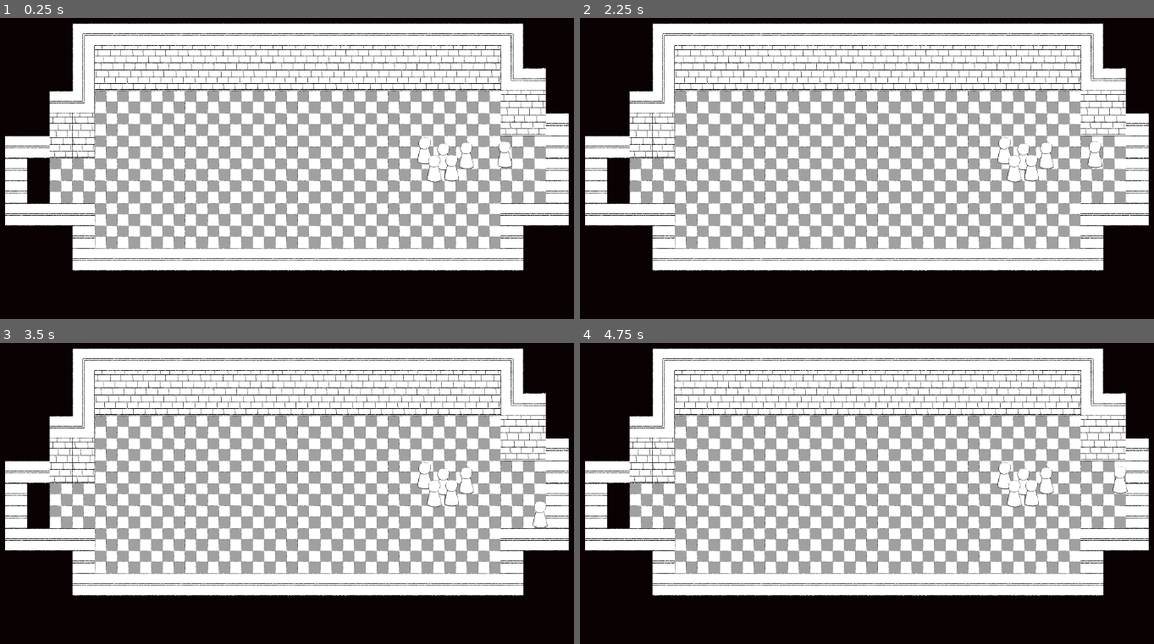
Above: before the commit, frames 1-4 (two rows, left to right).
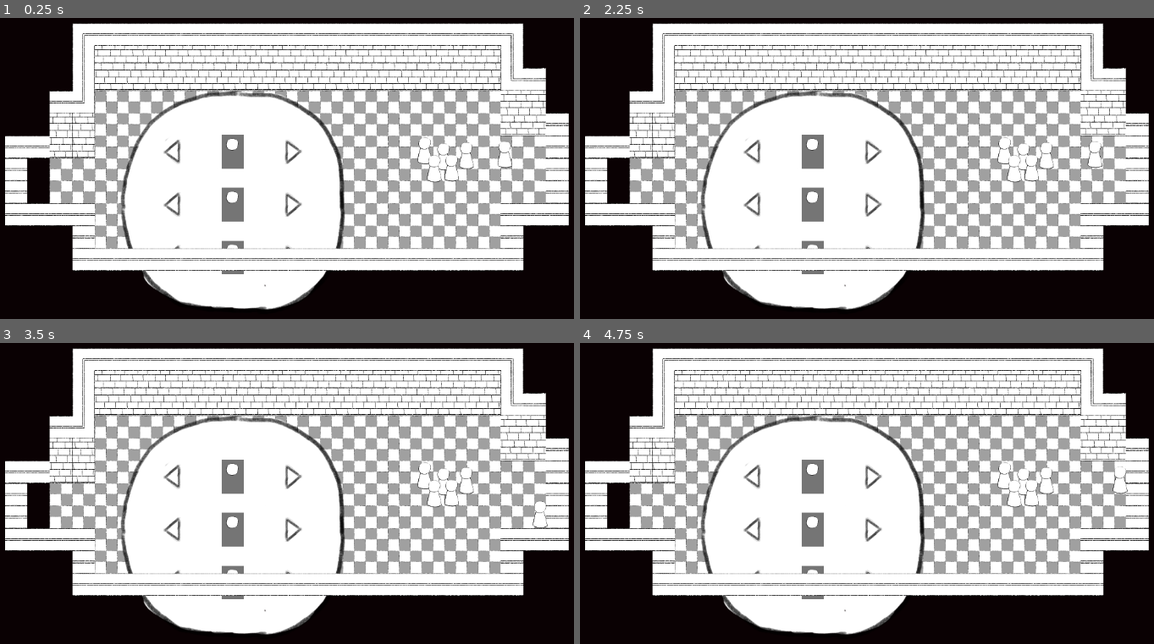
Above: after the commit, the same moments.

Repository: Mkath1423/uw-gdc-w26-game-jam
Game: Godot game, scene res://core/screens/start.tscn
The game is run twice, just before and just after one commit, with the same random seed, the same clock (stepped at 60 frames per second) and the same inputs. The engine's default icon, where the game draws it, is replaced by a stand-in: a white triangle on a blue panel in a dark square.
Inputs (mouse positions are in pixels of both pictures, inside the frame that each line leads up to):
- Up to frame 1 (0.25 s): no input
- Up to frame 2 (2.25 s): click (752, 150) at 0.52 s; click (872, 150) at 1.27 s; tap Enter at 2 s; hold D (right) from 2.03 s (still down); hold Space (open_outfit_select) from 2.03 s (still down)
- Up to frame 3 (3.5 s): release D (right) at 2.78 s; release Space (open_outfit_select) at 2.78 s; hold S (down) from 2.78 s (still down); tap Space (open_outfit_select) at 2.85 s
- Up to frame 4 (4.75 s): tap Enter at 3.5 s; release S (down) at 3.53 s; hold D (right) 3.53-4.28 s; hold Space (open_outfit_select) 3.53-4.28 s; hold W (up) from 4.28 s (still down); tap Space (open_outfit_select) at 4.35 s

The runs differ from the first frame. In frame 1, 14% of the frame differs, in the area x 20-61%, y 24-97%; in frame 2, 14%; in frame 3, 14%; in frame 4, 14%.
Error after the commit: Invalid assignment of property or key 'visible' with value of type 'bool' on a base object of type 'Nil'. (res://ui/outfit_selector/outfit_selector.gd:6)

Commit message:
fixed ui things

Diff:
--- a/fitting-in/levels/level0/level0.tscn
+++ b/fitting-in/levels/level0/level0.tscn
@@ -3,6 +3,7 @@
 [ext_resource type="TileSet" uid="uid://nb40i15f0sok" path="res://sprites/tiles/walls.tres" id="1_be24l"]
 [ext_resource type="PackedScene" uid="uid://du54himqbpbx1" path="res://levels/common/player.tscn" id="2_6ncff"]
 [ext_resource type="PackedScene" uid="uid://bujenxapoax2n" path="res://levels/testing/test_group.tscn" id="3_dqb54"]
+[ext_resource type="PackedScene" uid="uid://34poimboyebg" path="res://ui/outfit_selector/outfit_selector.tscn" id="4_bgjy1"]
 
 [node name="level0" type="Node" unique_id=869372501]
 
@@ -20,3 +21,5 @@
 
 [node name="Group" parent="." unique_id=1066614569 instance=ExtResource("3_dqb54")]
 position = Vector2(3470, 813)
+
+[node name="OutfitSelector" parent="." unique_id=1551711159 instance=ExtResource("4_bgjy1")]
--- a/fitting-in/people/person.tscn
+++ b/fitting-in/people/person.tscn
@@ -93,8 +93,12 @@
 hold_anchor = NodePath("body_anchor/Hold")
 animation_player = NodePath("AnimationPlayer")
 
-[node name="Neck" type="Node2D" parent="." unique_id=1543448421]
-position = Vector2(0, -141)
+[node name="neck" type="Line2D" parent="." unique_id=1816298445]
+texture_repeat = 2
+position = Vector2(-1, -153)
+width = 20.0
+texture_mode = 1
+antialiased = true
 
 [node name="head_anchor" type="Node2D" parent="." unique_id=830305045]
 position = Vector2(-1, -190)
@@ -122,5 +126,8 @@
 [node name="Hold" type="Node2D" parent="body_anchor" unique_id=926230128]
 metadata/_edit_lock_ = true
 
+[node name="neck-anchor" type="Node2D" parent="body_anchor" unique_id=1420256485]
+position = Vector2(1, -149)
+
 [node name="AnimationPlayer" type="AnimationPlayer" parent="." unique_id=688074669]
 libraries/ = SubResource("AnimationLibrary_64fyo")
--- a/fitting-in/people/scripts/person.gd
+++ b/fitting-in/people/scripts/person.gd
@@ -7,7 +7,11 @@
 @export var shirt_anchor : Node2D
 @export var hold_anchor : Node2D
 
+@export var neck_anchor : Node2D
+@export var neck : Line2D
+
 @export var animation_player : AnimationPlayer
+
 
 func _replace(anchor : Node2D, with : PackedScene):
 	for c in anchor.get_children():
--- a/fitting-in/ui/outfit_selector/outfit_selector.tscn
+++ b/fitting-in/ui/outfit_selector/outfit_selector.tscn
@@ -4,40 +4,39 @@
 [ext_resource type="PackedScene" uid="uid://d3t171i1ujoch" path="res://ui/outfit_selector/slot_selector.tscn" id="1_fibnn"]
 [ext_resource type="Script" uid="uid://dbfb0box2bp1k" path="res://ui/outfit_selector/outfit_selector.gd" id="1_t1m1y"]
 
-[node name="OutfitSelector" type="Control" unique_id=1966878986 node_paths=PackedStringArray("panel")]
-layout_mode = 3
-anchors_preset = 0
-script = ExtResource("1_t1m1y")
-panel = NodePath("Panel")
-
-[node name="Panel" type="TextureRect" parent="." unique_id=1955273599]
-custom_minimum_size = Vector2(900, 900)
-layout_mode = 0
-offset_right = 400.0
-offset_bottom = 400.0
-texture = ExtResource("1_43y58")
-expand_mode = 1
-
-[node name="CenterContainer" type="CenterContainer" parent="Panel" unique_id=1468214697]
-layout_mode = 1
+[node name="OutfitSelector" type="TextureRect" unique_id=1551711159]
 anchors_preset = -1
-anchor_left = 0.016
-anchor_top = 0.023
-anchor_right = 0.981
-anchor_bottom = 0.882
+anchor_right = 3.3140001
+anchor_bottom = 5.927
+offset_right = -1362.728
+offset_bottom = -1409.696
 grow_horizontal = 2
 grow_vertical = 2
-scale = Vector2(1, 1.0799991)
-metadata/_edit_use_anchors_ = true
+texture = ExtResource("1_43y58")
+stretch_mode = 4
+script = ExtResource("1_t1m1y")
 
-[node name="VBoxContainer" type="VBoxContainer" parent="Panel/CenterContainer" unique_id=750100402]
+[node name="MarginContainer" type="MarginContainer" parent="." unique_id=657318350]
+layout_mode = 1
+anchors_preset = 15
+anchor_right = 1.0
+anchor_bottom = 1.0
+grow_horizontal = 2
+grow_vertical = 2
+theme_override_constants/margin_left = 100
+theme_override_constants/margin_top = 100
+theme_override_constants/margin_right = 100
+theme_override_constants/margin_bottom = 100
+
+[node name="VBoxContainer" type="VBoxContainer" parent="MarginContainer" unique_id=244565357]
+layout_mode = 2
+alignment = 1
+
+[node name="slot_selector" parent="MarginContainer/VBoxContainer" unique_id=2133742375 instance=ExtResource("1_fibnn")]
 layout_mode = 2
 
-[node name="slot_selector" parent="Panel/CenterContainer/VBoxContainer" unique_id=2133742375 instance=ExtResource("1_fibnn")]
+[node name="slot_selector2" parent="MarginContainer/VBoxContainer" unique_id=1134123162 instance=ExtResource("1_fibnn")]
 layout_mode = 2
 
-[node name="slot_selector2" parent="Panel/CenterContainer/VBoxContainer" unique_id=1400624351 instance=ExtResource("1_fibnn")]
+[node name="slot_selector3" parent="MarginContainer/VBoxContainer" unique_id=1374956868 instance=ExtResource("1_fibnn")]
 layout_mode = 2
-
-[node name="slot_selector3" parent="Panel/CenterContainer/VBoxContainer" unique_id=597321396 instance=ExtResource("1_fibnn")]
-layout_mode = 2
--- a/fitting-in/ui/outfit_selector/slot_selector.tscn
+++ b/fitting-in/ui/outfit_selector/slot_selector.tscn
@@ -2,50 +2,58 @@
 
 [ext_resource type="Script" uid="uid://crkwf2hbwxjmo" path="res://ui/outfit_selector/slot_selector.gd" id="1_0rw3t"]
 [ext_resource type="Texture2D" uid="uid://dvyc6sogxacv2" path="res://sprites/ui/arrow_left.png" id="2_s3c8q"]
-[ext_resource type="Texture2D" uid="uid://c74gl3kscnixy" path="res://sprites/ui/background-panel.png" id="3_gov0x"]
 [ext_resource type="Texture2D" uid="uid://dokmcs5x0e4ix" path="res://sprites/head_base.png" id="3_s3c8q"]
 [ext_resource type="Texture2D" uid="uid://btdolonr2rmnp" path="res://sprites/ui/arrow_right.png" id="4_gov0x"]
 
-[node name="slot_selector" type="HBoxContainer" unique_id=2133742375]
+[node name="MarginContainer" type="MarginContainer" unique_id=1134123162]
+offset_right = 1446.0
+offset_bottom = 560.0
+theme_override_constants/margin_top = 100
+theme_override_constants/margin_bottom = 100
+
+[node name="slot_selector" type="HBoxContainer" parent="." unique_id=2133742375]
+layout_mode = 2
 alignment = 1
 script = ExtResource("1_0rw3t")
 
-[node name="left" type="TextureButton" parent="." unique_id=786201201]
+[node name="left" type="TextureButton" parent="slot_selector" unique_id=786201201]
+custom_minimum_size = Vector2(200, 264)
 layout_mode = 2
+size_flags_horizontal = 6
+size_flags_vertical = 4
 texture_normal = ExtResource("2_s3c8q")
 texture_pressed = ExtResource("2_s3c8q")
 texture_hover = ExtResource("2_s3c8q")
+stretch_mode = 4
 
-[node name="MarginContainer" type="MarginContainer" parent="." unique_id=2005007779]
+[node name="MarginContainer" type="MarginContainer" parent="slot_selector" unique_id=2005007779]
 layout_mode = 2
 theme_override_constants/margin_left = 50
 theme_override_constants/margin_right = 50
 
-[node name="panel" type="TextureRect" parent="MarginContainer" unique_id=1409548836]
+[node name="panel" type="PanelContainer" parent="slot_selector/MarginContainer" unique_id=870778329]
 custom_minimum_size = Vector2(100, 100)
 layout_mode = 2
-texture = ExtResource("3_gov0x")
-expand_mode = 1
 
-[node name="CenterContainer" type="CenterContainer" parent="MarginContainer/panel" unique_id=516792236]
-layout_mode = 1
-anchors_preset = 15
-anchor_right = 1.0
-anchor_bottom = 1.0
-grow_horizontal = 2
-grow_vertical = 2
+[node name="CenterContainer" type="CenterContainer" parent="slot_selector/MarginContainer/panel" unique_id=516792236]
+layout_mode = 2
 
-[node name="TextureRect" type="TextureRect" parent="MarginContainer/panel/CenterContainer" unique_id=750514907]
+[node name="TextureRect" type="TextureRect" parent="slot_selector/MarginContainer/panel/CenterContainer" unique_id=750514907]
 layout_mode = 2
 texture = ExtResource("3_s3c8q")
 stretch_mode = 4
 
-[node name="right" type="TextureButton" parent="." unique_id=1689162581]
+[node name="right" type="TextureButton" parent="slot_selector" unique_id=1689162581]
+custom_minimum_size = Vector2(200, 264)
 layout_mode = 2
+size_flags_horizontal = 6
+size_flags_vertical = 4
 texture_normal = ExtResource("4_gov0x")
 texture_pressed = ExtResource("4_gov0x")
 texture_hover = ExtResource("4_gov0x")
+ignore_texture_size = true
+stretch_mode = 4
 flip_v = true
 
-[connection signal="pressed" from="left" to="." method="_on_left_pressed"]
-[connection signal="pressed" from="right" to="." method="_on_right_pressed"]
+[connection signal="pressed" from="slot_selector/left" to="slot_selector" method="_on_left_pressed"]
+[connection signal="pressed" from="slot_selector/right" to="slot_selector" method="_on_right_pressed"]
